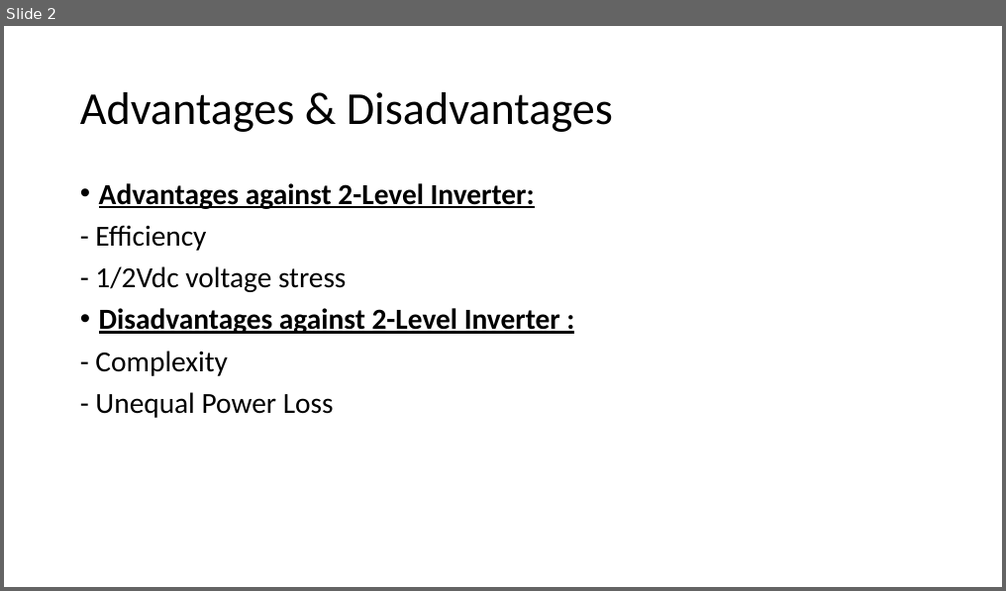
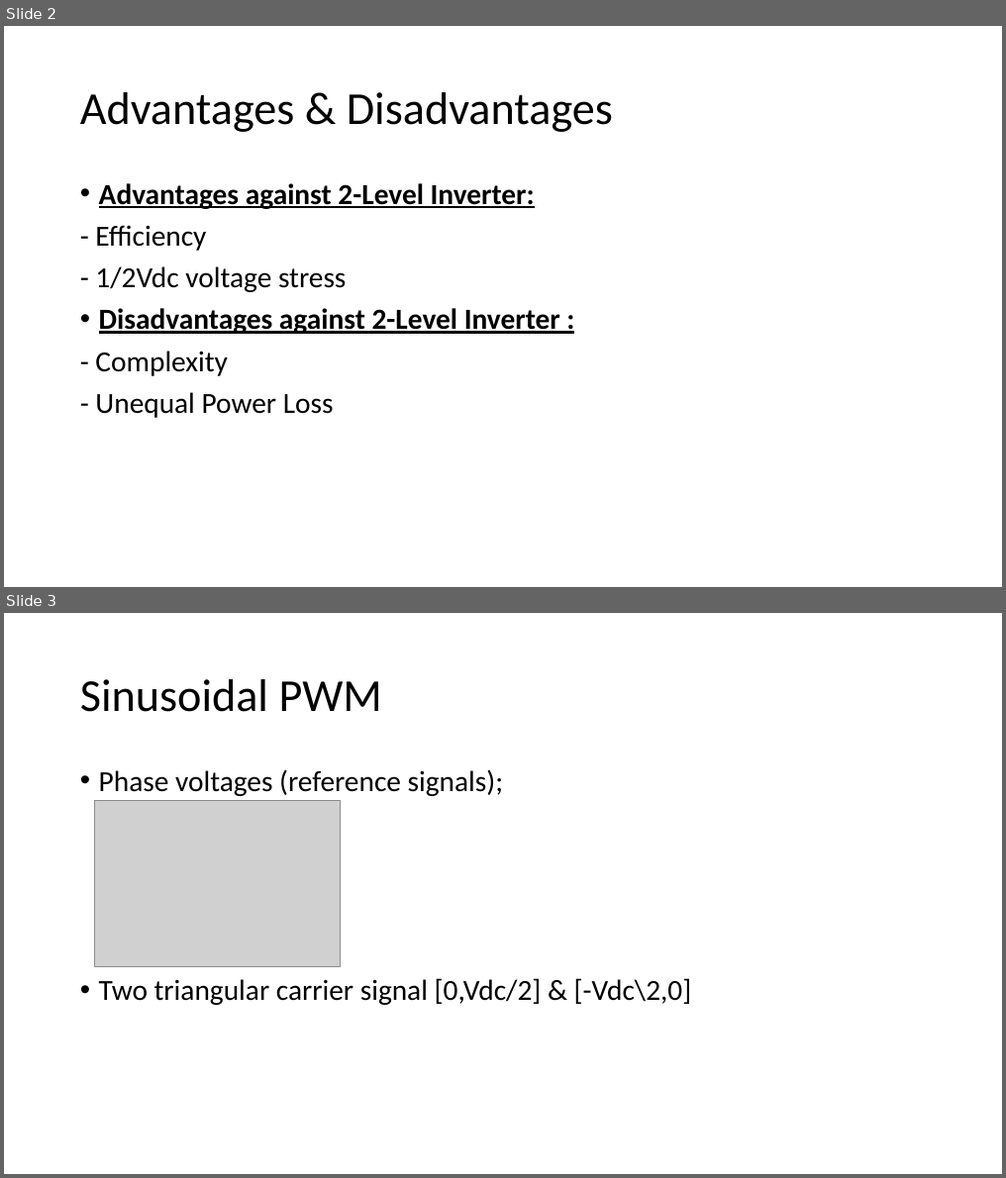
Before and after one commit to ahmetcan-akuz/Thesis, a slide deck: Reports/3-Level NPC Inverter Structure.pptx. Shown one above the other, each under a label of ours: slide 2 before the commit, slides 2 and 3 after it. The pictures are 1006x591 and 1006x1178 pixels, drawn with LibreOffice and Linux fonts; fonts in the diff are those of the drawing; grey boxes stand for pictures. Boxes give left, top, right and bottom in pixels: in the first picture for what was removed or moved away, otherwise in the second. Text is boxed around its words. In the diff, an @@ line names an element or a change of style, - is before the commit and + after.

Commit message:
Sinusoidal PWM Update1

```diff
--- a/Reports/3-Level NPC Inverter Structure.pptx
+++ b/Reports/3-Level NPC Inverter Structure.pptx
@@ slide 3 added at box(4, 613, 1002, 1174), background #FFFFFF @@
@@ title added at box(80, 679, 382, 712), 44 pt, text #000000 @@
+Sinusoidal PWM
@@ text added at box(99, 769, 692, 1005), 28 pt, text #000000 @@
+• Phase voltages (reference signals);
+• Two triangular carrier signal [0,Vdc/2] & [-Vdc\2,0]
@@ picture added at box(94, 801, 340, 967) @@
```
Also in this commit, not shown: 1 other slide added, 1 slide removed, 1 other file.
